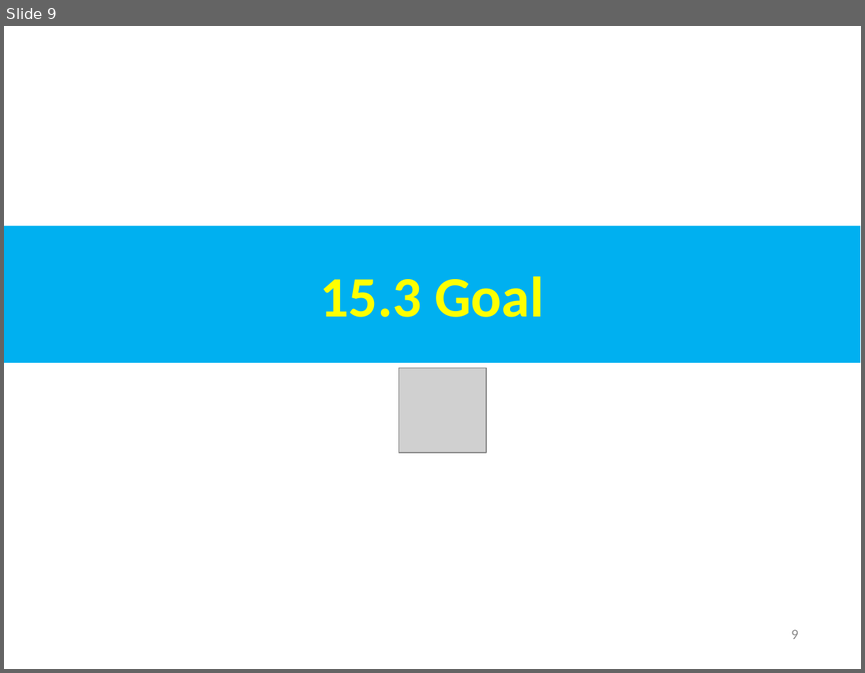
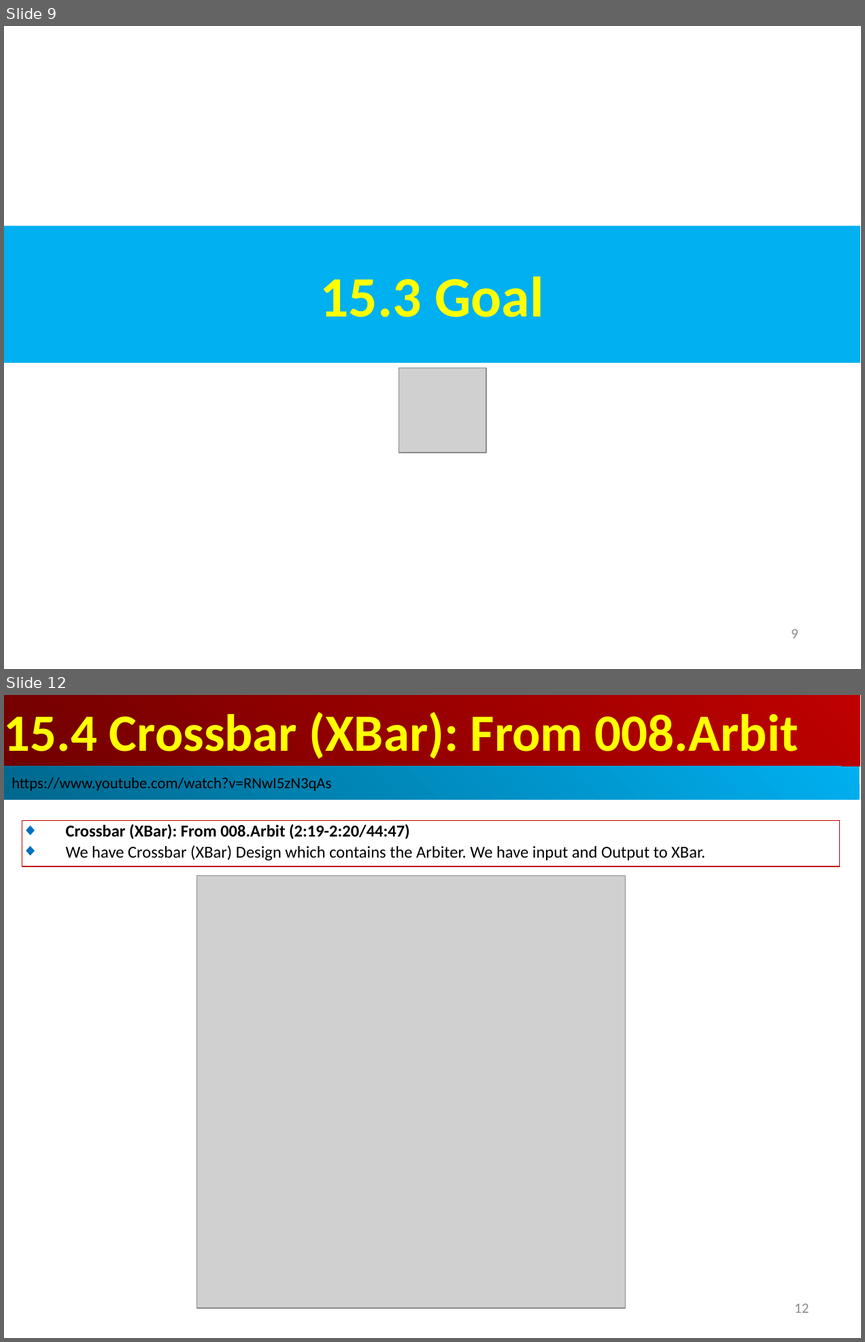
Before and after one commit to peterhchen/AIU_CS800_Chisel, a slide deck: 500_UCSC_HWD/015_Network/000_Video/015.Network.ppt. Shown one above the other, each under a label of ours: slide 9 before the commit, slides 9 and 12 after it; the slides between them are not shown. The pictures are 865x673 and 865x1342 pixels, drawn with LibreOffice and Linux fonts; fonts in the diff are those of the drawing; grey boxes stand for pictures. Boxes give left, top, right and bottom in pixels: in the first picture for what was removed or moved away, otherwise in the second. Text is boxed around its words. In the diff, an @@ line names an element or a change of style, - is before the commit and + after.

```diff
--- a/500_UCSC_HWD/015_Network/000_Video/015.Network.ppt
+++ b/500_UCSC_HWD/015_Network/000_Video/015.Network.ppt
@@ slide 12 added at (4,695,861,1338), background #FFFFFF @@
@@ rectangle added at (4,695,860,766), fill gradient #BF0000 to #710000, 44 pt, text #FFFF00, bold @@
+15.4 Crossbar (XBar): From 008.Arbit
@@ rectangle added at (4,766,859,800), fill gradient #00AFEF to #00688E, 13 pt, text #000000 @@
+https://www.youtube.com/watch?v=RNwI5zN3qAs
@@ rectangle added at (22,820,839,866), outline #C00000 0.74 pt, 14 pt, text #000000 @@
+◆ Crossbar (XBar): From 008.Arbit (2:19-2:20/44:47)
+◆ We have Crossbar (XBar) Design which contains the Arbiter. We have input and Output to XBar.
@@ picture added at (197,875,626,1308) @@
@@ page number added at (794,1303,808,1312), 12 pt, text #8B8B8B @@
+12
```
Also in this commit, not shown: 5 slides changed, 9 other slides added, 1 slide removed.
